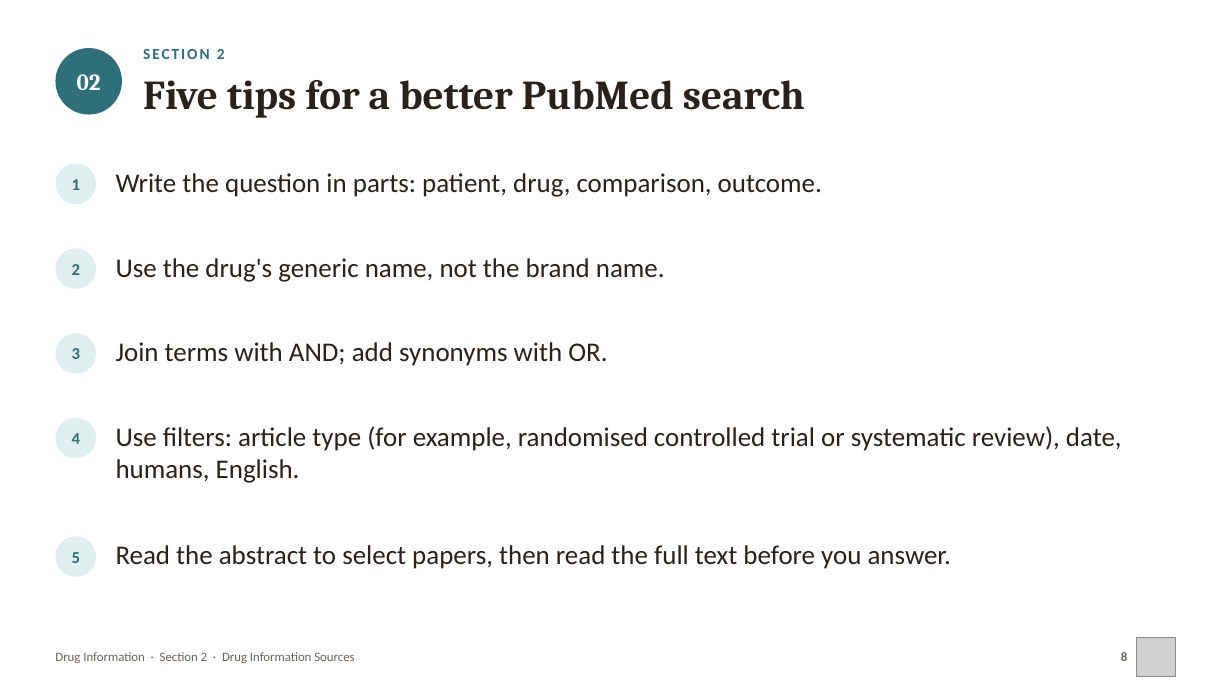
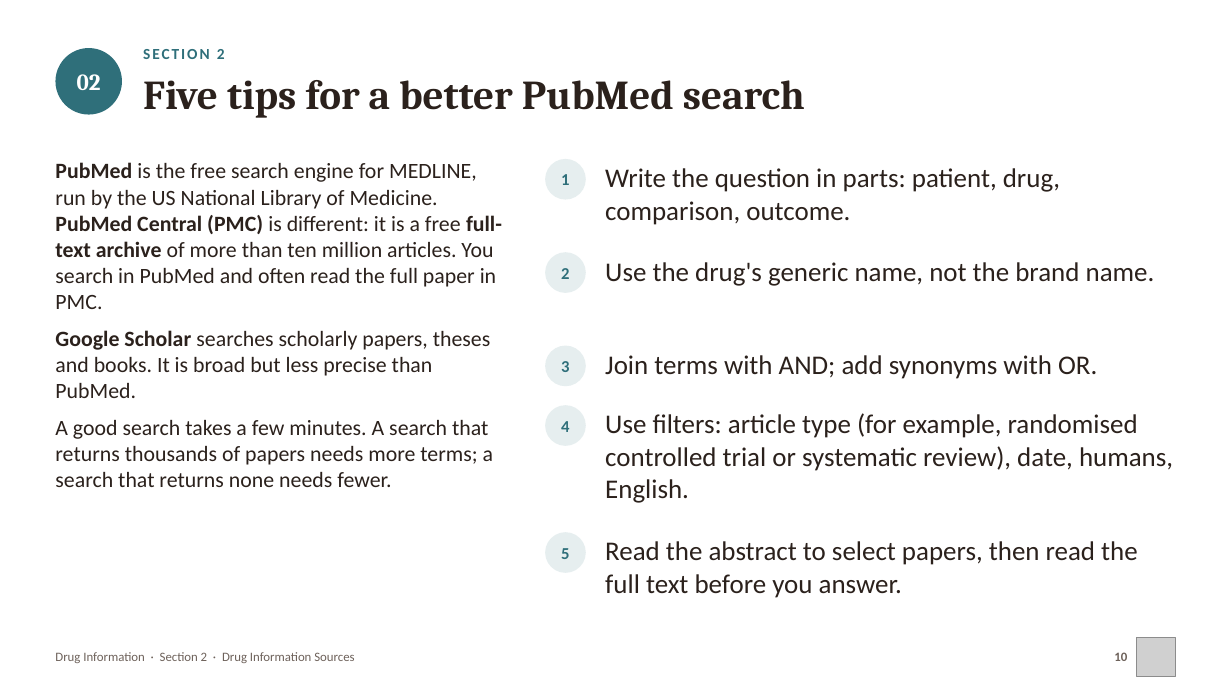
Before and after one commit to drrefaat18-ops/yasser, a slide deck: slide 10 of projects/drug-information-practical/slides/ch02-drug-information-sources.pptx (slide 8 before the commit). Drawn at 1232x693 pixels with LibreOffice and Linux fonts; fonts in the diff are those of the drawing; grey boxes stand for pictures. Boxes give left, top, right and bottom in pixels: in the first picture for what was removed or moved away, otherwise in the second. Text is boxed around its words. In the diff, an @@ line names an element or a change of style, - is before the commit and + after.

```diff
--- a/projects/drug-information-practical/slides/ch02-drug-information-sources.pptx
+++ b/projects/drug-information-practical/slides/ch02-drug-information-sources.pptx
@@ text added at [55,162,502,487], 17 pt, text #2B211C @@
+PubMed is the free search engine for MEDLINE, run by the US National Library of Medicine. PubMed Central (PMC) is different: it is a free full-text archive of more than ten million articles. You search in PubMed and often read the full paper in PMC.
+Google Scholar searches scholarly papers, theses and books. It is broad but less precise than PubMed.
+A good search takes a few minutes. A search that returns thousands of papers needs more terms; a search that returns none needs fewer.
@@ ellipse "1": place and size @@
-ellipse "1" at [55,164,96,204]
+ellipse "1" at [545,159,586,200]
@@ text "Write the question in parts: ..." rewrapped from [116,173,822,197] to [605,168,1060,225] @@
@@ ellipse "2": place and size @@
-ellipse "2" at [55,249,96,289]
+ellipse "2" at [545,252,586,293]
@@ text "Use the drug's generic name, ...": place and size @@
-text "Use the drug's generic name, ..." at [116,258,665,282]
+text "Use the drug's generic name, ..." at [605,262,1155,286]
@@ ellipse "3": place and size @@
-ellipse "3" at [55,333,96,373]
+ellipse "3" at [545,346,586,386]
@@ text "Join terms with AND; add ...": place and size @@
-text "Join terms with AND; add ..." at [116,342,607,366]
+text "Join terms with AND; add ..." at [605,355,1097,379]
@@ ellipse "4": place and size @@
-ellipse "4" at [55,418,96,458]
+ellipse "4" at [545,406,586,446]
@@ text "Use filters: article type (for ..." rewrapped from [116,426,1122,483] to [605,413,1173,503] @@
@@ ellipse "5": place and size @@
-ellipse "5" at [55,536,96,577]
+ellipse "5" at [545,532,586,573]
@@ fill #E0EEF0 to #E6EEEF in 5 elements at [545,159,586,200], [545,252,586,293], [545,346,586,386], [545,406,586,446], [545,532,586,573] @@
@@ text "Read the abstract to select ..." rewrapped from [116,545,951,569] to [605,541,1138,598] @@
@@ text at [1114,652,1127,661]: text changed @@
-8
+10
```
Also in this commit, not shown: 21 other slides changed, 3 slides added, 16 other files.
